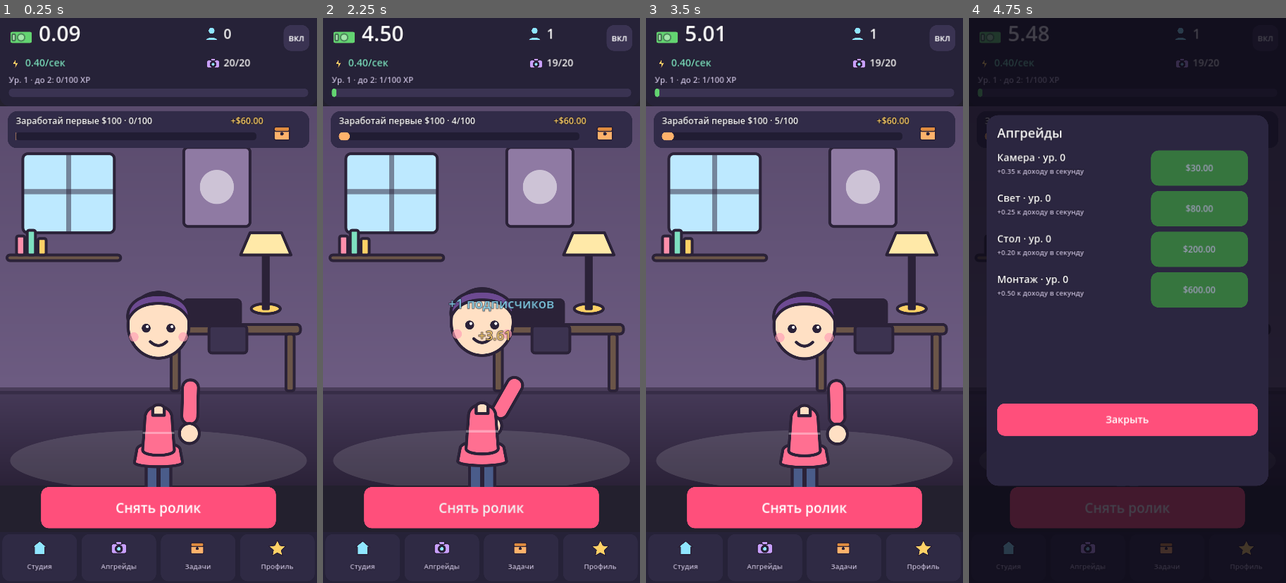
Above: before the commit, frames 1-4 (left to right).
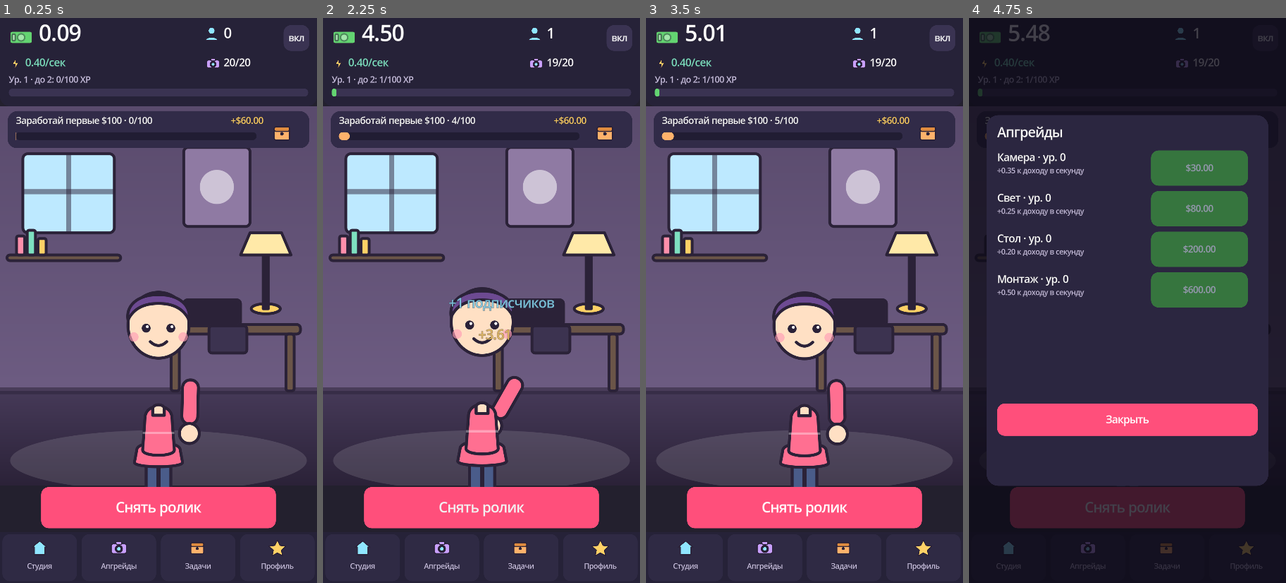
Above: after the commit, the same moments.

Repository: mcvadi777-code/clipstar
Game: Godot game, scene res://scenes/main.tscn
Same seed, same stepped clock (60 frames per second), same inputs: the game is played once before the commit and once after it.
Inputs:
- Up to frame 1 (0.25 s): no input
- Up to frame 2 (2.25 s): click "вкл" at 0.5 s; click "выкл" at 1.25 s; click "Снять ролик" at 2 s
- Up to frame 3 (3.5 s): click "Студия" at 2.75 s
- Up to frame 4 (4.75 s): click "Апгрейды" at 3.5 s; click "Задачи" at 4.25 s

The runs differ from the first frame. In frame 1, 1.2% of the frame differs, in the area x 2-96%, y 1-98%; in frame 2, 1.6%; in frame 3, 1.2%; in frame 4, 1.6%, in the area x 2-93%, y 1-98%.

Commit message:
2d: project.godot

Diff:
--- a/project.godot
+++ b/project.godot
@@ -25,5 +25,10 @@
 [rendering]
 
 renderer/rendering_method="gl_compatibility"
+textures/vram_compression/import_etc2_astc=true
 renderer/rendering_method.mobile="gl_compatibility"
 environment/defaults/default_clear_color=Color(0.137255, 0.12549, 0.180392, 1)
+
+[gui]
+
+theme/default_font_multichannel_signed_distance_field=true
